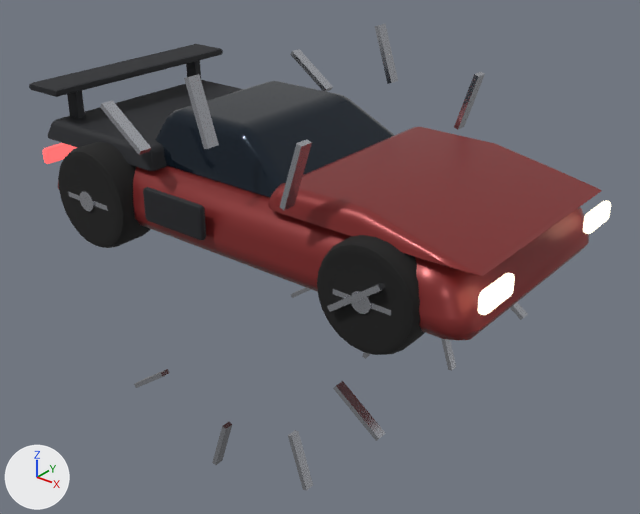
Two versions of the glTF model SeatAtTheTable/public/assets/world/vehicles/supercar.glb, one commit apart.
Both versions are drawn from a camera (50 mm lens) standing at (34.0, -41.0, 25.0) and looking at (0.9, 0.4, -0.7). Lighting does not change. The marker at lower left points along +X, +Y and +Z. The first picture is the older version. Where no turn or scale is listed for an object, it has been applied to the vertices. Vertices at exactly the same position are counted once.

The scene before the commit, as lines of its bpy script (objects in view):
```python
me_cube_025 = bpy.data.meshes.new('Cube.025')
me_cube_025.from_pydata(...)  # 44 vertices, 84 faces; spans x -0.3..0.3, y -1.5..1.5, z -0.65..0.65
me_cube_025.materials.append(mat_headlight)  # beige #fff4d6, glowing pale yellow #fff5d8
me_cylinder_001 = bpy.data.meshes.new('Cylinder.001')
me_cylinder_001.from_pydata(...)  # 68 vertices, 112 faces; spans x -10.5..10.5, y -0.4..0.4, z -8.4..8.4
me_cylinder_001.materials.append(mat_chrome)  # light grey #c7cad1
me_cylinder_005 = bpy.data.meshes.new('Cylinder.005')
me_cylinder_005.from_pydata(...)  # 68 vertices, 112 faces; spans x -12.4..12.4, y -0.5..0.5, z -5.4..5.4
me_cylinder_005.materials.append(mat_chrome)  # light grey #c7cad1
me_cylinder_007 = bpy.data.meshes.new('Cylinder.007')
me_cylinder_007.from_pydata(...)  # 68 vertices, 112 faces; spans x -12.4..12.4, y -0.5..0.5, z -5.4..5.4
me_cylinder_007.materials.append(mat_chrome)  # light grey #c7cad1
ob_headlight__1 = bpy.data.objects.new('headlight--1', me_cube_025)
ob_headlight__1.location = (16.9, -6.0, 4.6)
ob_wheel__11_1_hub_1 = bpy.data.objects.new('wheel--11-1-hub', me_cylinder_007)
ob_wheel__11_1_hub_1.location = (-0.15, 8.69, 7.62)
ob_wheel__11__1_hub = bpy.data.objects.new('wheel-+11--1-hub', me_cylinder_001)
ob_wheel__11__1_hub.location = (2.1, -8.39, -4.61)
ob_wheel__11__1_hub_1 = bpy.data.objects.new('wheel--11--1-hub', me_cylinder_005)
ob_wheel__11__1_hub_1.location = (-0.15, -8.69, 7.62)
# also in view: 'part-glass' at (-2.1, 0.0, 7.5); 'part-paint' at (0.1, 0.0, 4.6); 'wheel-+11--1-tyre' at (10.8, -7.4, 3.2); 'wheel--11--1-tyre' at (-10.6, -7.4, 3.4); 'part-trim' at (-9.0, 0.0, 6.5)
```
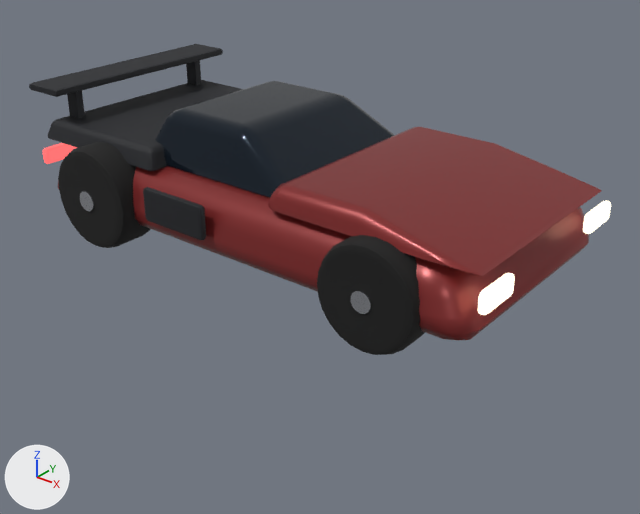
Where the newer file only moved an object's origin or applied its transform, the numbers keep the older frame.

Location of each change, [x1, y1, x2, y2] in pixels of the pictures (640 x 514 px; the box of a moved part takes in the faces that stretch with it):
'wheel--11--1-hub', reshaped: before [68, 74, 385, 312]; after [80, 191, 94, 211]
'wheel-+11--1-hub', reshaped: before [134, 289, 391, 490]; after [351, 291, 371, 314]
'wheel--11-1-hub', reshaped (not visible afterwards): before [290, 24, 485, 130]
part 1 of me_cylinder_001, moved or reshaped (not visible afterwards): before [333, 381, 386, 441]
part 2 of me_cylinder_001, moved or reshaped (not visible afterwards): before [288, 430, 313, 490]
part 3 of me_cylinder_001, moved or reshaped (not visible afterwards): before [212, 422, 232, 465]
part 4 of me_cylinder_001, moved or reshaped (not visible afterwards): before [134, 369, 169, 388]
part 5 of me_cylinder_007, moved or reshaped (not visible afterwards): before [290, 49, 333, 92]
part 6 of me_cylinder_007, moved or reshaped (not visible afterwards): before [375, 24, 398, 84]
part 7 of me_cylinder_007, moved or reshaped (not visible afterwards): before [454, 72, 485, 130]
part 8 of me_cylinder_005, moved or reshaped (not visible afterwards): before [100, 100, 151, 155]
part 9 of me_cylinder_005, moved or reshaped (not visible afterwards): before [184, 74, 219, 149]
part 10 of me_cylinder_005, moved or reshaped (not visible afterwards): before [280, 139, 312, 210]
part 11 of me_cylinder_005, moved or reshaped (not visible afterwards): before [327, 282, 385, 312]

The change, as a diff of the scene's bpy script:
```diff
--- a/SeatAtTheTable/public/assets/world/vehicles/supercar.glb.py
+++ b/SeatAtTheTable/public/assets/world/vehicles/supercar.glb.py
@@ me_cylinder_001 @@
 # used by ob_wheel__11__1_hub; location = (2.1, -8.39, -4.61)
-me_cylinder_001.from_pydata(...)  # 68 vertices, 112 faces; spans x -10.5..10.5, y -0.4..0.4, z -8.4..8.4
+me_cylinder_001.from_pydata(...)  # 68 vertices, 112 faces; spans x 6.9..10.5, y -0.4..0.4, z 6.0..9.6
+# me_cylinder_001 part 1: the loose piece of 8 vertices spanning x 6.9..10.1, y -0.3..0.3, z -0.4..2.1 is moved by (0.2, 0.0, 7.0)
+# me_cylinder_001 part 2: the loose piece of 8 vertices spanning x 3.6..5.0, y -0.3..0.3, z -6.5..-2.9 is moved by (4.4, 0.0, 12.5)
+# me_cylinder_001 part 3: the loose piece of 8 vertices spanning x -3.1..-1.7, y -0.3..0.3, z -8.4..-4.9 is moved by (11.1, 0.0, 14.5)
+# me_cylinder_001 part 4: the loose piece of 8 vertices spanning x -10.5..-7.4, y -0.3..0.3, z -5.5..-3.1 is moved by (17.7, 0.0, 12.1)
 me_cylinder_001.materials.append(mat_chrome)
@@ me_cylinder_007 @@
 # used by ob_wheel__11_1_hub_1; location = (-0.15, 8.69, 7.62)
-me_cylinder_007.from_pydata(...)  # 68 vertices, 112 faces; spans x -12.4..12.4, y -0.5..0.5, z -5.4..5.4
+me_cylinder_007.from_pydata(...)  # 68 vertices, 112 faces; spans x -12.4..-8.5, y -0.5..0.5, z -6.1..-2.3
+# me_cylinder_007 part 5: the loose piece of 8 vertices spanning x -8.1..-4.8, y -0.4..0.4, z 0.1..2.6 is moved by (-4.0, 0.0, -5.6)
+# me_cylinder_007 part 6: the loose piece of 8 vertices spanning x -0.7..0.9, y -0.4..0.4, z 1.6..5.4 is moved by (-10.6, 0.0, -7.7)
+# me_cylinder_007 part 7: the loose piece of 8 vertices spanning x 5.9..7.4, y -0.4..0.4, z -0.5..3.3 is moved by (-17.1, 0.0, -5.6)
+# other edits to the shape of me_cylinder_007 do not show in these pictures
 me_cylinder_007.materials.append(mat_chrome)
@@ me_cylinder_005 @@
 # used by ob_wheel__11__1_hub_1; location = (-0.15, -8.69, 7.62)
-me_cylinder_005.from_pydata(...)  # 68 vertices, 112 faces; spans x -12.4..12.4, y -0.5..0.5, z -5.4..5.4
+me_cylinder_005.from_pydata(...)  # 68 vertices, 112 faces; spans x -12.4..-8.5, y -0.5..0.5, z -6.1..-2.3
+# me_cylinder_005 part 8: the loose piece of 8 vertices spanning x -8.1..-4.8, y -0.4..0.4, z 0.1..2.6 is moved by (-4.0, 0.0, -5.6)
+# me_cylinder_005 part 9: the loose piece of 8 vertices spanning x -0.7..0.9, y -0.4..0.4, z 1.6..5.4 is moved by (-10.6, 0.0, -7.7)
+# me_cylinder_005 part 10: the loose piece of 8 vertices spanning x 5.9..7.4, y -0.4..0.4, z -0.5..3.3 is moved by (-17.1, 0.0, -5.6)
+# me_cylinder_005 part 11: the loose piece of 8 vertices spanning x 9.0..12.4, y -0.4..0.4, z -5.4..-2.9 is moved by (-21.2, 0.0, -0.1)
 me_cylinder_005.materials.append(mat_chrome)
```
